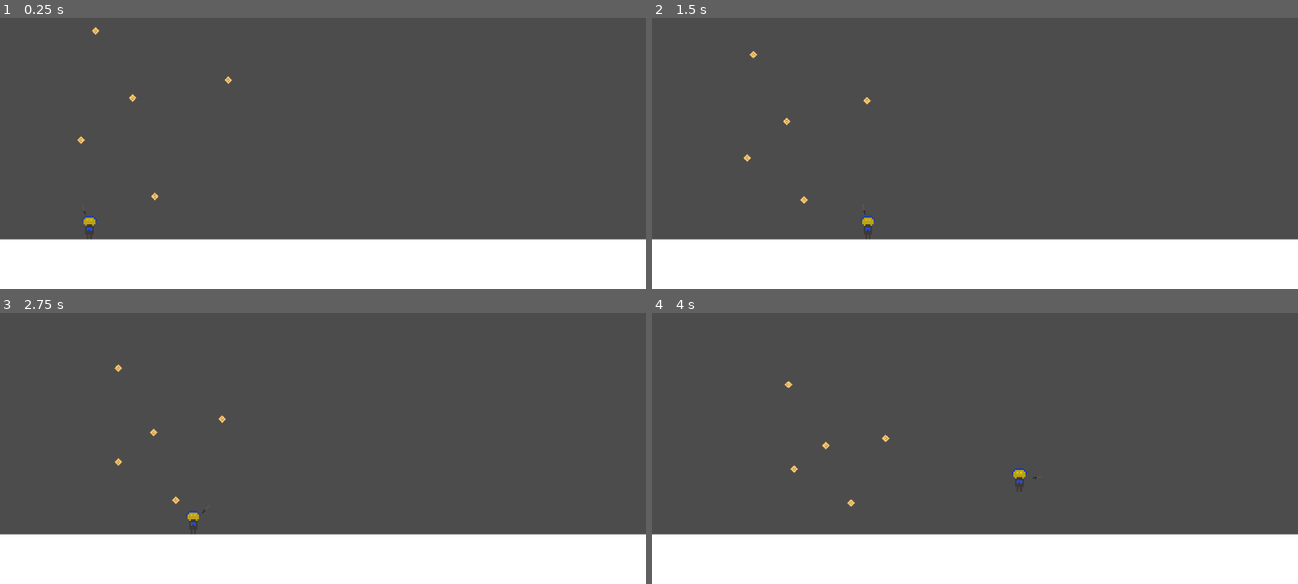
Above: before the commit, frames 1-4 (two rows, left to right).
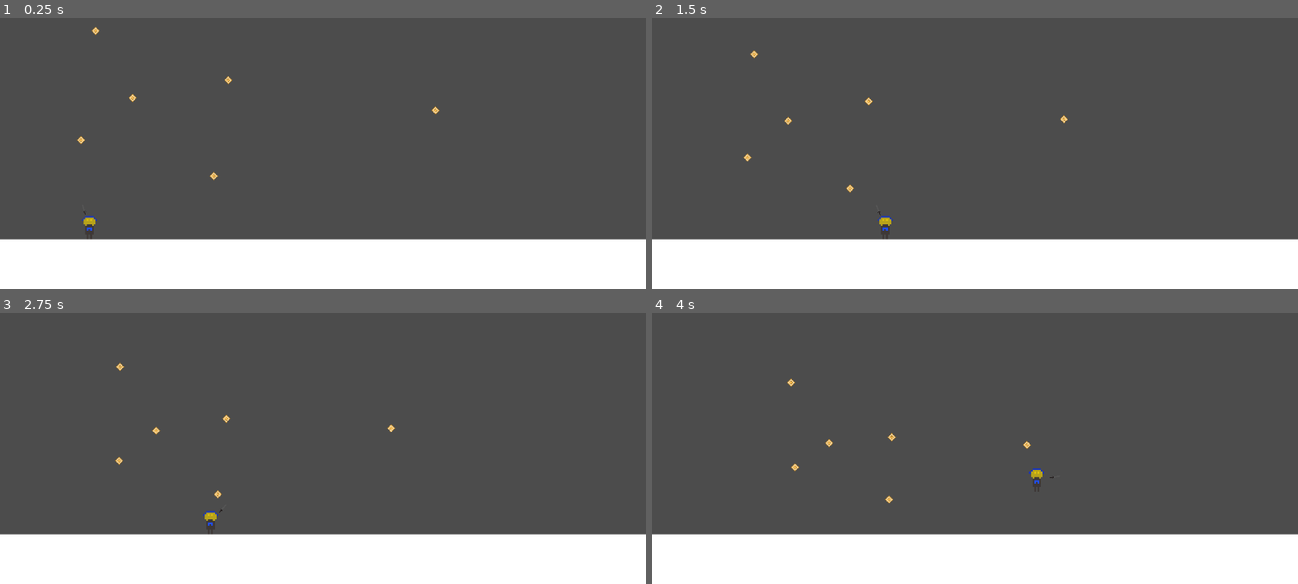
Above: after the commit, the same moments.

Repository: Lorem-Ipsum-Server-Place/GMTK2021-Game
Game: Godot game, scene res://Level.tscn
The game is run twice, just before and just after one commit, with the same random seed, the same clock (stepped at 60 frames per second) and the same inputs.
Inputs (mouse positions are in pixels of both pictures, inside the frame that each line leads up to):
- Up to frame 1 (0.25 s): no input
- Up to frame 2 (1.5 s): move the mouse to (1117, 88) at 0.52 s; hold D (game_right) from 0.53 s (still down); tap Space (game_jump) at 0.77 s; move the mouse to (845, 126) at 1.27 s
- Up to frame 3 (2.75 s): tap Space (game_jump) at 1.52 s; move the mouse to (387, 321) at 2.02 s; release D (game_right) at 2.03 s; hold A (game_left) from 2.03 s (still down)
- Up to frame 4 (4 s): move the mouse to (942, 475) at 2.77 s; release A (game_left) at 2.78 s; hold D (game_right) from 2.78 s (still down); tap Space (game_jump) at 3.02, 3.77 s; move the mouse to (1168, 456) at 3.52 s

The runs differ from the first frame. In frame 1, less than 0.1% of the frame differs, in the area x 23-69%, y 32-68%; in frame 2, 0.3%; in frame 3, 0.3%; in frame 4, 0.3%, in the area x 20-63%, y 24-72%.

Commit message:
Add player health and death

Diff:
--- a/Enemy1.gd
+++ b/Enemy1.gd
@@ -20,14 +20,15 @@
 	var time = OS.get_ticks_usec() / 100000
 
 	vertical_velocity_modifier = sin(time + tick_random_offset) * MAX_OFFSET
-	print(time)
 
 	#position = absolute_position
 	position.y += vertical_velocity_modifier
 
-	var player = get_node("/root/Node2D/Player")
+	# We don't want to error out if the player has died so allow for finding
+	# a null reference
+	var player = get_node_or_null("/root/GameWorld/Player")
+	if player != null:
+		var movement_delta = player.position - position
 
-	var movement_delta = player.position - position
-
-	movement_delta = movement_delta.normalized() * MOVEMENT_SPEED
-	move_and_collide(movement_delta)
+		movement_delta = movement_delta.normalized() * MOVEMENT_SPEED
+		move_and_collide(movement_delta)
--- /dev/null
+++ b/GameState.gd
@@ -0,0 +1,19 @@
+extends Node2D
+
+var player_health = 4
+
+
+signal player_dead()
+
+
+func damage_player():
+	player_health -= 1
+	print("Ouch")
+	if player_health == 0:
+		# we've hit zero health so notify anyone who cares
+		emit_signal("player_dead")
+
+
+func _on_Player_damage_player():
+	# the player has colllided with an enemy
+	damage_player()
--- /dev/null
+++ b/GameState.tscn
@@ -0,0 +1,6 @@
+[gd_scene load_steps=2 format=2]
+
+[ext_resource path="res://GameState.gd" type="Script" id=1]
+
+[node name="GameState" type="Node2D"]
+script = ExtResource( 1 )
--- a/Level.tscn
+++ b/Level.tscn
@@ -1,20 +1,15 @@
-[gd_scene load_steps=4 format=2]
+[gd_scene load_steps=5 format=2]
 
 [ext_resource path="res://Player.tscn" type="PackedScene" id=1]
 [ext_resource path="res://DebugPlatform.tscn" type="PackedScene" id=2]
 [ext_resource path="res://FlyingEnemy.tscn" type="PackedScene" id=3]
+[ext_resource path="res://GameState.tscn" type="PackedScene" id=4]
 
-[node name="Node2D" type="Node2D"]
-
-[node name="Player" parent="." instance=ExtResource( 1 )]
-position = Vector2( 265.204, 853.57 )
+[node name="GameWorld" type="Node2D"]
 
 [node name="DebugPlatform" parent="." instance=ExtResource( 2 )]
 position = Vector2( 1026.34, 1007.18 )
 scale = Vector2( 20, 1 )
-
-[node name="KinematicBody2D" parent="." instance=ExtResource( 3 )]
-position = Vector2( 474.201, 803.239 )
 
 [node name="EnemyBody" parent="." instance=ExtResource( 3 )]
 position = Vector2( 689.095, 452.481 )
@@ -27,3 +22,18 @@
 
 [node name="EnemyBody4" parent="." instance=ExtResource( 3 )]
 position = Vector2( 284.63, 298.332 )
+
+[node name="EnemyBody5" parent="." instance=ExtResource( 3 )]
+position = Vector2( 1308.68, 545.085 )
+
+[node name="EnemyBody6" parent="." instance=ExtResource( 3 )]
+position = Vector2( 649.423, 736.869 )
+
+[node name="GameState" parent="." instance=ExtResource( 4 )]
+position = Vector2( -2.34088, 4.19659 )
+
+[node name="Player" parent="." instance=ExtResource( 1 )]
+position = Vector2( 265.204, 853.57 )
+
+[connection signal="player_dead" from="GameState" to="Player" method="_on_GameState_player_dead"]
+[connection signal="damage_player" from="Player" to="GameState" method="_on_Player_damage_player"]
--- a/Player.gd
+++ b/Player.gd
@@ -9,19 +9,26 @@
 var jump_count = 1
 var player_weapon = null
 var player_direction = PlayerDirection.RIGHT
+var is_invincible = false
+
+
+var dead = false
 
 
 const PLAYER_MOVE_SPEED = 450
 const PLAYER_JUMP_VELOCITY = 1000
 const PLAYER_JUMP_COUNT = 2
 const PLAYER_WEAPON_DISTANCE = 40
+const INVINCIBILITY_DURATION_SECONDS = 1
 
 const GRAVITY = 60
+
+signal damage_player()
 
 # Load weapon scenes, we can choose from these on init
 onready var WEAPON_SWORD = load("res://weapon_sword.tscn")
 onready var WEAPON_BLAH = null
-
+var game_state = null
 
 # Called when the node enters the scene tree for the first time.
 func _ready():
@@ -47,6 +54,10 @@
 
 	player_weapon.rotation = weapon_rotation
 
+	# We died during the physics processing, delete ourselves
+	if dead:
+		self.free()
+
 func get_inputs():
 	# If either direction is pressed, figure out which way we're going
 	if Input.is_action_pressed("game_left") or Input.is_action_pressed("game_right"):
@@ -66,13 +77,45 @@
 	player_velocity.y += GRAVITY
 
 
+func is_collider_enemy(collision: KinematicCollision2D):
+	var colliding_object_class = collision.collider.name
+
+	# Assume that all enemies will have Enemy in their KinematicBody2D name
+	if colliding_object_class.find("Enemy") != -1:
+		return true
+	return false
+
 func _physics_process(delta):
 	get_inputs()
 
 	var player_vertical_speed = player_velocity.y
 
-	player_velocity = move_and_slide(player_velocity)
+	player_velocity = move_and_slide(player_velocity, Vector2(0,-1))
 
-	# If our vertical velocity has changed then we've probably hit the ground
-	if player_velocity.y != player_vertical_speed and player_vertical_speed > 0:
+	var collision_count = get_slide_count()
+
+	# Check to see if any of the collisions were with an enemy. Tell the game
+	# state to damage us if they were.
+	for i in range(collision_count):
+		var collision = get_slide_collision(i)
+		if not is_invincible and  is_collider_enemy(collision):
+			# start our timer for our invincibility frames
+			$InvincibilityTimer.start(INVINCIBILITY_DURATION_SECONDS)
+			is_invincible = true
+			emit_signal("damage_player")
+
+	# Ask the collision whether we're stood on something
+	if jump_count != PLAYER_JUMP_COUNT and is_on_floor():
 		jump_count = PLAYER_JUMP_COUNT
+
+
+func _on_InvincibilityTimer_timeout():
+	# The timer has told us that our invincibility ran out
+	is_invincible = false
+
+
+func _on_GameState_player_dead():
+	# The gamestate has told us that our health has hit zero. We'll still be
+	# in the physics processing so just set a flag saying that we're dead so
+	# we can clean ourselves up in the process() phase where it's safe to do so
+	dead = true
--- a/Player.tscn
+++ b/Player.tscn
@@ -16,3 +16,9 @@
 position = Vector2( 3, 5 )
 scale = Vector2( 5, 5 )
 texture = ExtResource( 1 )
+
+[node name="InvincibilityTimer" type="Timer" parent="."]
+process_mode = 0
+one_shot = true
+
+[connection signal="timeout" from="InvincibilityTimer" to="." method="_on_InvincibilityTimer_timeout"]
